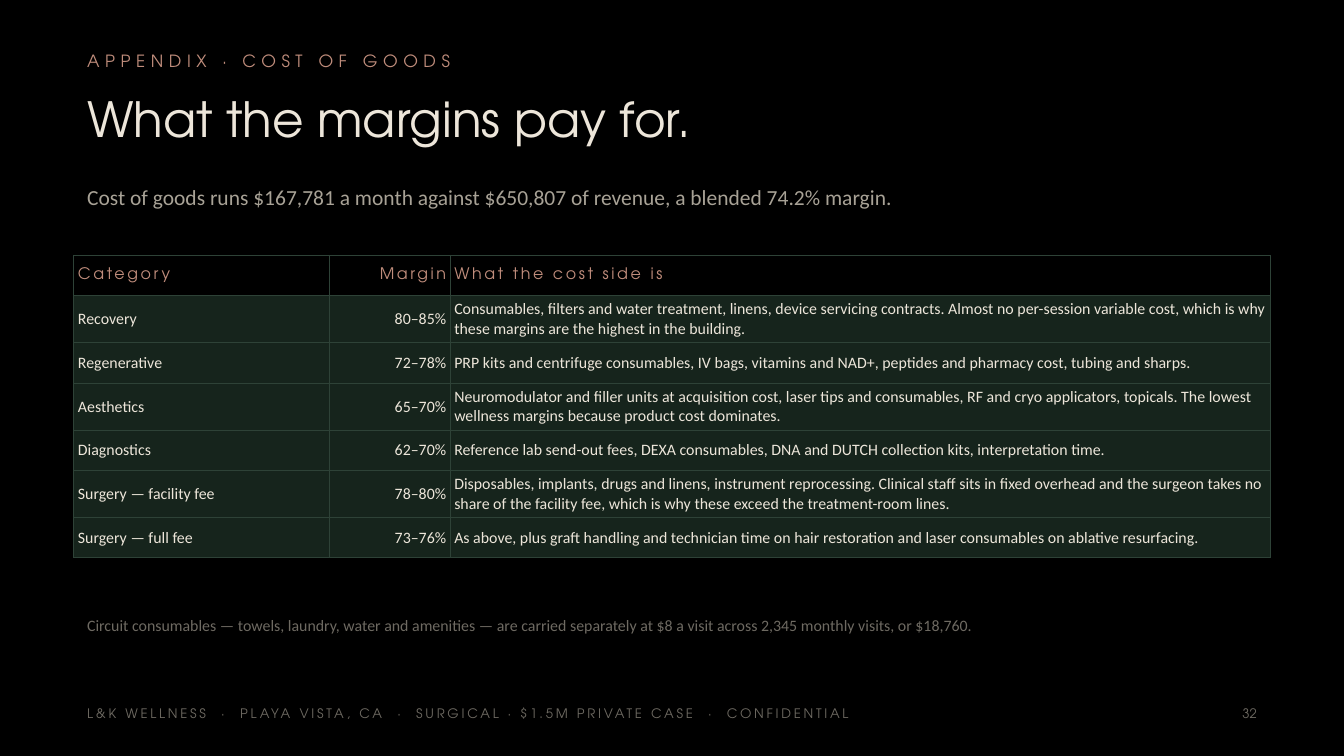
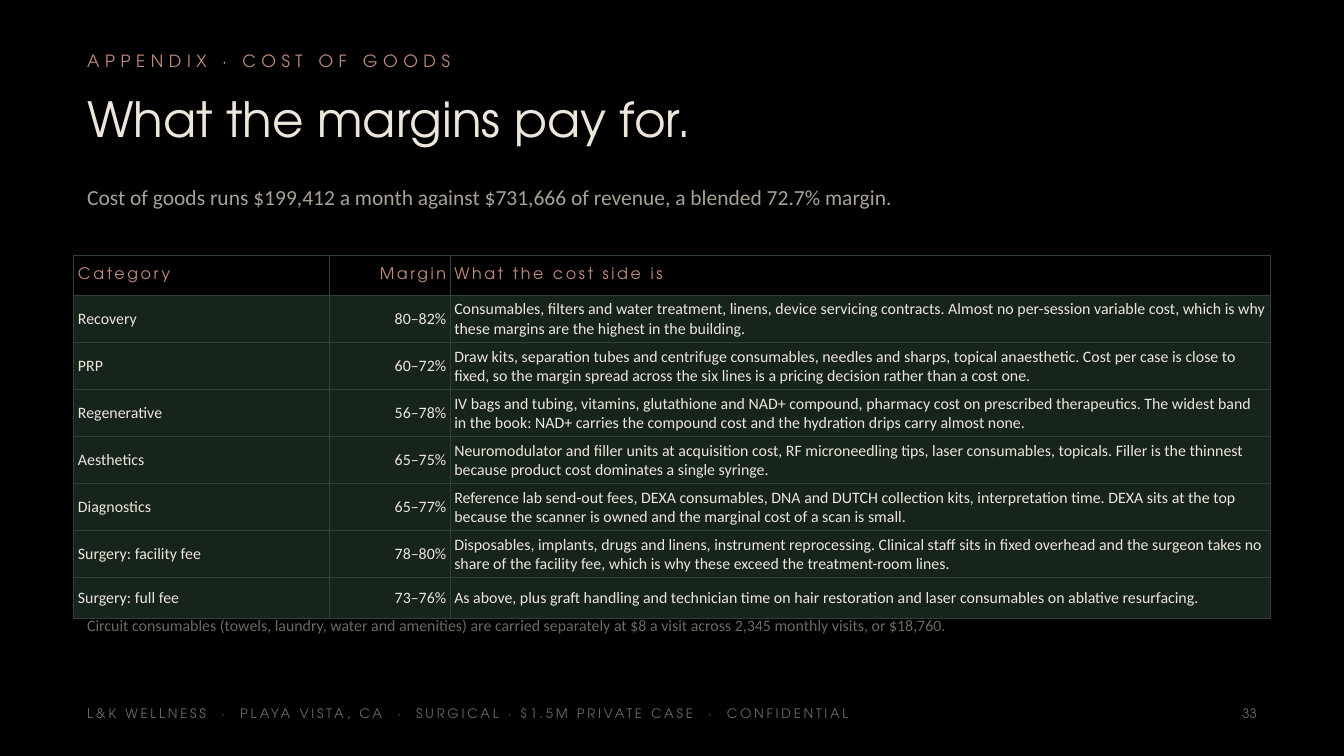
Before and after one commit to apexalpha811/2mil_surgical, a slide deck: slide 33 of 1.5mil_surgical.pptx (slide 32 before the commit). Drawn at 1344x756 pixels with LibreOffice and Linux fonts; fonts in the diff are those of the drawing. Boxes give left, top, right and bottom in pixels: in the first picture for what was removed or moved away, otherwise in the second. Text is boxed around its words. In the diff, an @@ line names an element or a change of style, - is before the commit and + after.

```diff
--- a/1.5mil_surgical.pptx
+++ b/1.5mil_surgical.pptx
@@ text at [87, 190, 891, 209]: text changed @@
-Cost of goods runs $167,781 a month against $650,807 of revenue, a blended 74.2% margin.
+Cost of goods runs $199,412 a month against $731,666 of revenue, a blended 72.7% margin.
@@ table at [74, 255, 1270, 610] @@
-row 2: Recovery | 80–85% | Consumables, filters and water treatment, linens, device servicing contracts. Almost no per-session variable cost, which is why these margins are the highest in the building.
-row 3: Regenerative | 72–78% | PRP kits and centrifuge consumables, IV bags, vitamins and NAD+, peptides and pharmacy cost, tubing and sharps.
-row 4: Aesthetics | 65–70% | Neuromodulator and filler units at acquisition cost, laser tips and consumables, RF and cryo applicators, topicals. The lowest wellness margins because product cost dominates.
-row 5: Diagnostics | 62–70% | Reference lab send-out fees, DEXA consumables, DNA and DUTCH collection kits, interpretation time.
-row 6: Surgery — facility fee | 78–80% | Disposables, implants, drugs and linens, instrument reprocessing. Clinical staff sits in fixed overhead and the surgeon takes no share of the facility fee, which is why these exceed the treatment-room lines.
-row 7: Surgery — full fee | 73–76% | As above, plus graft handling and technician time on hair restoration and laser consumables on ablative resurfacing.
+row 2: Recovery | 80–82% | Consumables, filters and water treatment, linens, device servicing contracts. Almost no per-session variable cost, which is why these margins are the highest in the building.
+row 3: PRP | 60–72% | Draw kits, separation tubes and centrifuge consumables, needles and sharps, topical anaesthetic. Cost per case is close to fixed, so the margin spread across the six lines is a pricing decision rather than a cost one.
+row 4: Regenerative | 56–78% | IV bags and tubing, vitamins, glutathione and NAD+ compound, pharmacy cost on prescribed therapeutics. The widest band in the book: NAD+ carries the compound cost and the hydration drips carry almost none.
+row 5: Aesthetics | 65–75% | Neuromodulator and filler units at acquisition cost, RF microneedling tips, laser consumables, topicals. Filler is the thinnest because product cost dominates a single syringe.
+row 6: Diagnostics | 65–77% | Reference lab send-out fees, DEXA consumables, DNA and DUTCH collection kits, interpretation time. DEXA sits at the top because the scanner is owned and the marginal cost of a scan is small.
+row 7: Surgery: facility fee | 78–80% | Disposables, implants, drugs and linens, instrument reprocessing. Clinical staff sits in fixed overhead and the surgeon takes no share of the facility fee, which is why these exceed the treatment-room lines.
+row 8: Surgery: full fee | 73–76% | As above, plus graft handling and technician time on hair restoration and laser consumables on ablative resurfacing.
@@ text at [87, 617, 945, 634]: text changed @@
-Circuit consumables — towels, laundry, water and amenities — are carried separately at $8 a visit across 2,345 monthly visits, or $18,760.
+Circuit consumables (towels, laundry, water and amenities) are carried separately at $8 a visit across 2,345 monthly visits, or $18,760.
@@ text at [1242, 708, 1256, 718]: text changed @@
-32
+33
```
Also in this commit, not shown: 32 other slides changed, 2 slides added, 5 other files.
